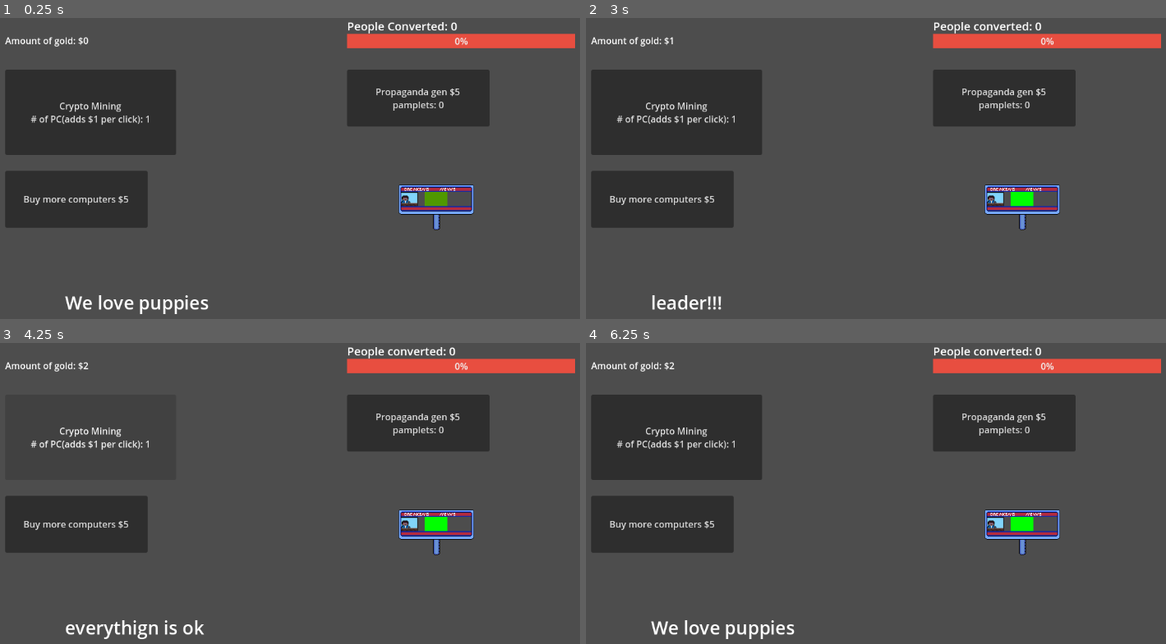
Above: before the commit, frames 1-4 (two rows, left to right).
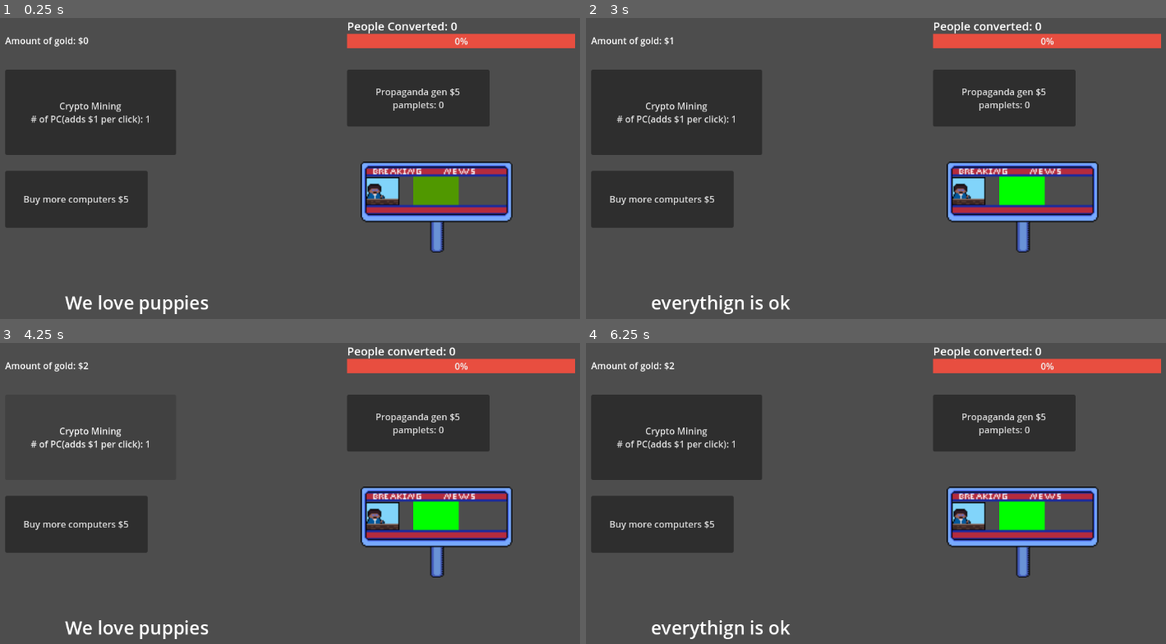
Above: after the commit, the same moments.

Repository: Tender-Bytes/PirateJam14v2
Game: Godot game, scene res://Scenes/kami_scenes/kami_test_level.tscn
Two runs of this game, one before a commit and one after it. Both use one fixed random seed, a clock stepped at 60 frames per second and the inputs below. This scene is started directly instead of the project's main scene.
Inputs (mouse positions are in pixels of both pictures, inside the frame that each line leads up to):
- Up to frame 1 (0.25 s): no input
- Up to frame 2 (3 s): click "Crypto Mining # of PC(adds $1…" at 0.5 s; click "Propaganda gen $5 pamplets: 0" at 1.25 s; click "Buy more computers $5" at 2 s; click (1021, 192) at 2.77 s
- Up to frame 3 (4.25 s): click "Crypto Mining # of PC(adds $1…" at 3.5 s
- Up to frame 4 (6.25 s): click "Propaganda gen $5 pamplets: 0" at 4.25 s; click "Buy more computers $5" at 5 s; click (1021, 517) at 5.77 s

The runs differ from the first frame. In frame 1, 4.5% of the frame differs, in the area x 62-89%, y 47-78%; in frame 2, 5.0%; in frame 3, 5.2%, in the area x 11-89%, y 47-99%; in frame 4, 5.2%.

Commit message:
changes

Diff:
--- a/Scenes/kami_scenes/kami_test_level.tscn
+++ b/Scenes/kami_scenes/kami_test_level.tscn
@@ -42,6 +42,7 @@
 
 [node name="Newscaster" parent="." instance=ExtResource("11_g3uef")]
 position = Vector2(892, 333)
+scale = Vector2(2, 2)
 
 [node name="Scrolling news" parent="." instance=ExtResource("12_3ypxw")]
 layout_direction = 2
--- a/Scenes/kami_scenes/newscaster.gd
+++ b/Scenes/kami_scenes/newscaster.gd
@@ -43,6 +43,7 @@
 
 
 func _on_button_pressed():
+	print("switch_news")
 	cycle()
 
 
--- a/Scenes/kami_scenes/newscaster.tscn
+++ b/Scenes/kami_scenes/newscaster.tscn
@@ -53,20 +53,6 @@
 grow_vertical = 2
 color = Color(0.313726, 0.596078, 0, 1)
 
-[node name="Button" type="Button" parent="."]
-modulate = Color(1, 1, 1, 0)
-anchors_preset = 8
-anchor_left = 0.5
-anchor_top = 0.5
-anchor_right = 0.5
-anchor_bottom = 0.5
-offset_left = -66.0
-offset_top = -40.0
-offset_right = 67.0
-offset_bottom = 13.0
-grow_horizontal = 2
-grow_vertical = 2
-
 [node name="anchorboy" type="AnimatedSprite2D" parent="."]
 position = Vector2(-47, -14)
 sprite_frames = SubResource("SpriteFrames_33kk4")
@@ -87,4 +73,19 @@
 grow_vertical = 2
 texture = ExtResource("8_k3j4j")
 
+[node name="Button" type="Button" parent="."]
+self_modulate = Color(1, 1, 1, 0)
+anchors_preset = 8
+anchor_left = 0.5
+anchor_top = 0.5
+anchor_right = 0.5
+anchor_bottom = 0.5
+offset_left = -67.0
+offset_top = -40.0
+offset_right = 66.0
+offset_bottom = 13.0
+grow_horizontal = 2
+grow_vertical = 2
+mouse_filter = 1
+
 [connection signal="pressed" from="Button" to="." method="_on_button_pressed"]
